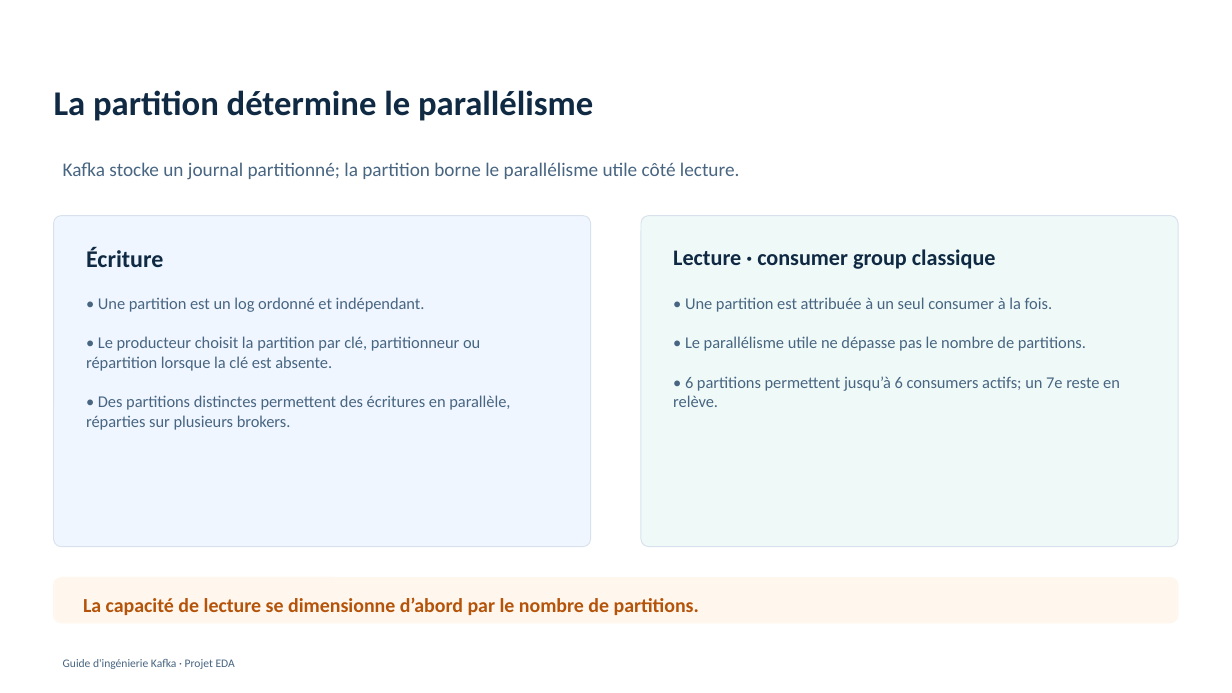
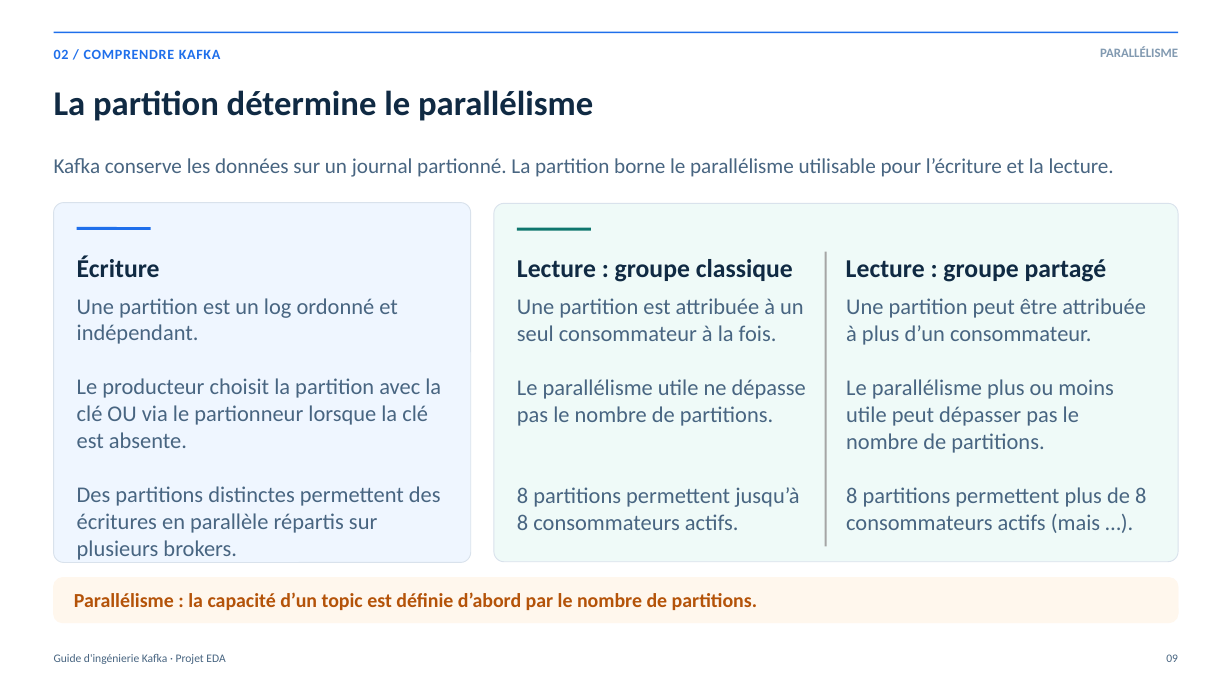
Before and after one commit to rdemers/org-rd-fullstack-springboot-eda, a slide deck: slide 9 of doc/presentation/org-rd-fullstack-springboot-eda-fr.pptx. Drawn at 1232x693 pixels with LibreOffice and Linux fonts; fonts in the diff are those of the drawing. Boxes give left, top, right and bottom in pixels: in the first picture for what was removed or moved away, otherwise in the second. Text is boxed around its words. In the diff, an @@ line names an element or a change of style, - is before the commit and + after.

Commit message:
Presentation updated, and some consumer test results shared. Signed-off-by: Real Demers <real.demers@gmail.com>

```diff
--- a/doc/presentation/org-rd-fullstack-springboot-eda-fr.pptx
+++ b/doc/presentation/org-rd-fullstack-springboot-eda-fr.pptx
@@ line added from (54, 32) to (1178, 32), #1F6FEB 1.2 pt @@
@@ text added at (54,49,221,59), 11 pt, text #1F6FEB, bold @@
+02 / COMPRENDRE KAFKA
@@ text added at (1100,46,1178,57), 10 pt, text #829AB1, bold @@
+PARALLÉLISME
@@ text at (54,158,1114,177): text changed; size 15 to 16.5 pt @@
-Kafka stocke un journal partitionné; la partition borne le parallélisme utile côté lecture.
+Kafka conserve les données sur un journal partionné. La partition borne le parallélisme utilisable pour l’écriture et la lecture.
@@ rounded rectangle: place and size @@
-rounded rectangle at (54,215,591,546)
+rounded rectangle at (54,202,471,563)
@@ rounded rectangle at (54,202,471,563): outline #D9E2EC 0.75 pt to #D9E2EC 0.7 pt; proportions changed @@
@@ rounded rectangle at (494,203,1178,562): outline #D9E2EC 0.75 pt to #D9E2EC 0.7 pt; proportions changed @@
@@ rounded rectangle: place and size @@
-rounded rectangle at (641,215,1178,546)
+rounded rectangle at (494,203,1178,562)
@@ line added from (77, 228) to (151, 228), #1F6FEB 2.3 pt @@
@@ line added from (518, 229) to (592, 229), #0F766E 2.3 pt @@
@@ text "Écriture": place and size @@
-text "Écriture" at (86,247,163,267)
+text "Écriture" at (77,256,160,277)
@@ text "Écriture" at (77,256,160,277): size 18.8 to 20 pt @@
@@ text at (517,259,793,282): text changed; size 17.2 to 20 pt @@
-Lecture · consumer group classique
+Lecture : groupe classique
@@ line added from (826, 251) to (826, 546), #A5A5A5 1.5 pt @@
@@ text added at (846,259,1107,282), 20 pt, text #102A43, bold @@
+Lecture : groupe partagé
@@ text at (77,298,441,560): text changed; size 12.8 to 17.5 pt @@
-• Une partition est un log ordonné et indépendant.
-• Le producteur choisit la partition par clé, partitionneur ou répartition lorsque la clé est absente.
-• Des partitions distinctes permettent des écritures en parallèle, réparties sur plusieurs brokers.
+Une partition est un log ordonné et indépendant.
+Le producteur choisit la partition avec la clé OU via le partionneur lorsque la clé est absente.
+Des partitions distinctes permettent des écritures en parallèle répartis sur plusieurs brokers.
@@ text at (517,298,806,530): text changed; size 12.8 to 17.5 pt @@
-• Une partition est attribuée à un seul consumer à la fois.
-• Le parallélisme utile ne dépasse pas le nombre de partitions.
-• 6 partitions permettent jusqu’à 6 consumers actifs; un 7e reste en relève.
+Une partition est attribuée à un seul consommateur à la fois.
+Le parallélisme utile ne dépasse pas le nombre de partitions.
+8 partitions permettent jusqu’à
+8 consommateurs actifs.
@@ text added at (846,298,1146,533), 17.5 pt, text #486581 @@
+Une partition peut être attribuée à plus d’un consommateur.
+Le parallélisme plus ou moins utile peut dépasser pas le nombre de partitions.
+8 partitions permettent plus de 8 consommateurs actifs (mais …).
@@ rounded rectangle at (54,578,1178,623): outline #FFF7ED 0.75 pt to #FFF7ED 0.7 pt; proportions changed @@
@@ text at (74,592,757,610): text changed @@
-La capacité de lecture se dimensionne d’abord par le nombre de partitions.
+Parallélisme : la capacité d’un topic est définie d’abord par le nombre de partitions.
@@ text "Guide d'ingénierie Kafka · Projet ...": place and size @@
-text "Guide d'ingénierie Kafka · Projet ..." at (63,659,235,669)
+text "Guide d'ingénierie Kafka · Projet ..." at (54,654,225,664)
@@ text added at (1166,654,1178,662), 9 pt, text #486581 @@
+09
```
Also in this commit, not shown: 39 other slides changed, 2 slides added, 1 slide removed, 10 other files.
